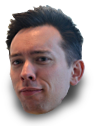
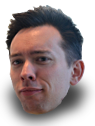
Layer changes from the first 95 x 126 image to the second:
painted on "shadow" over [0,66,95,126]
